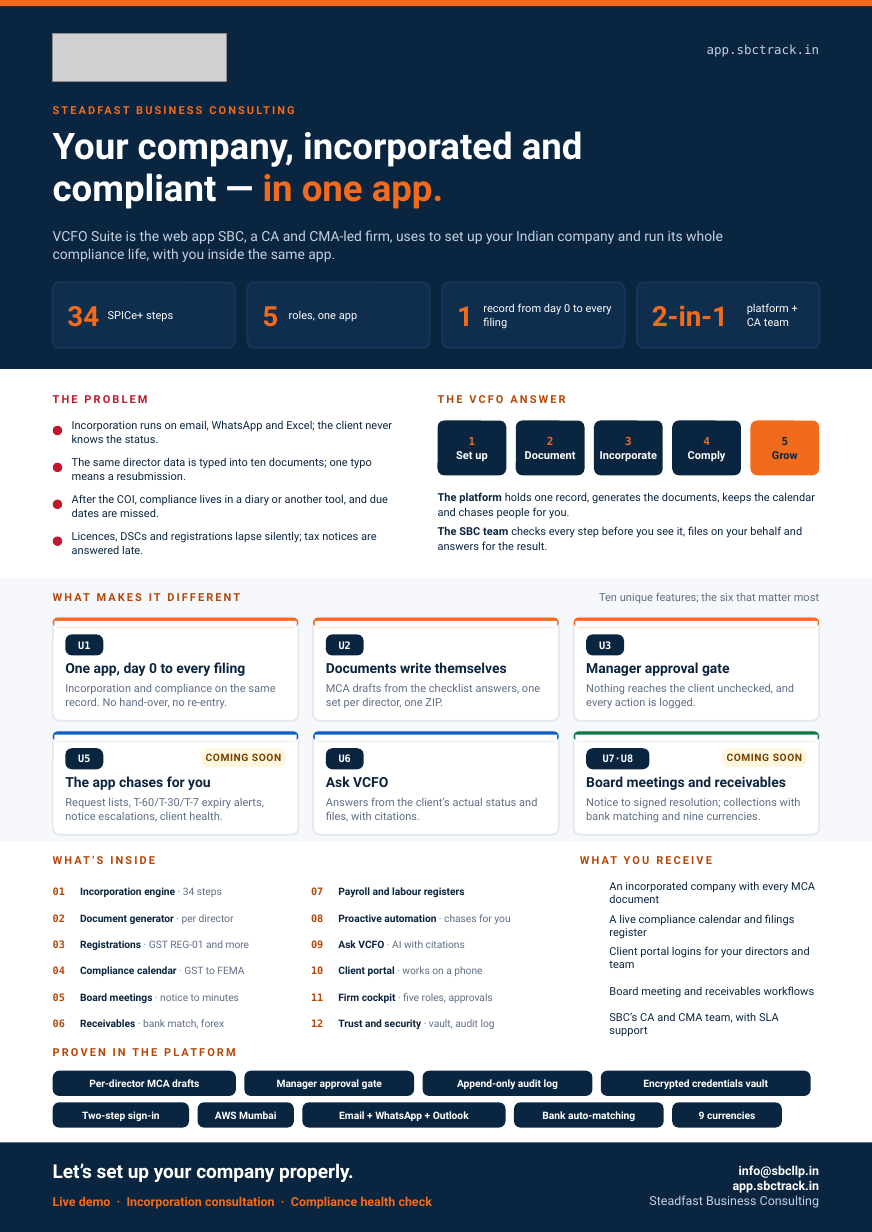
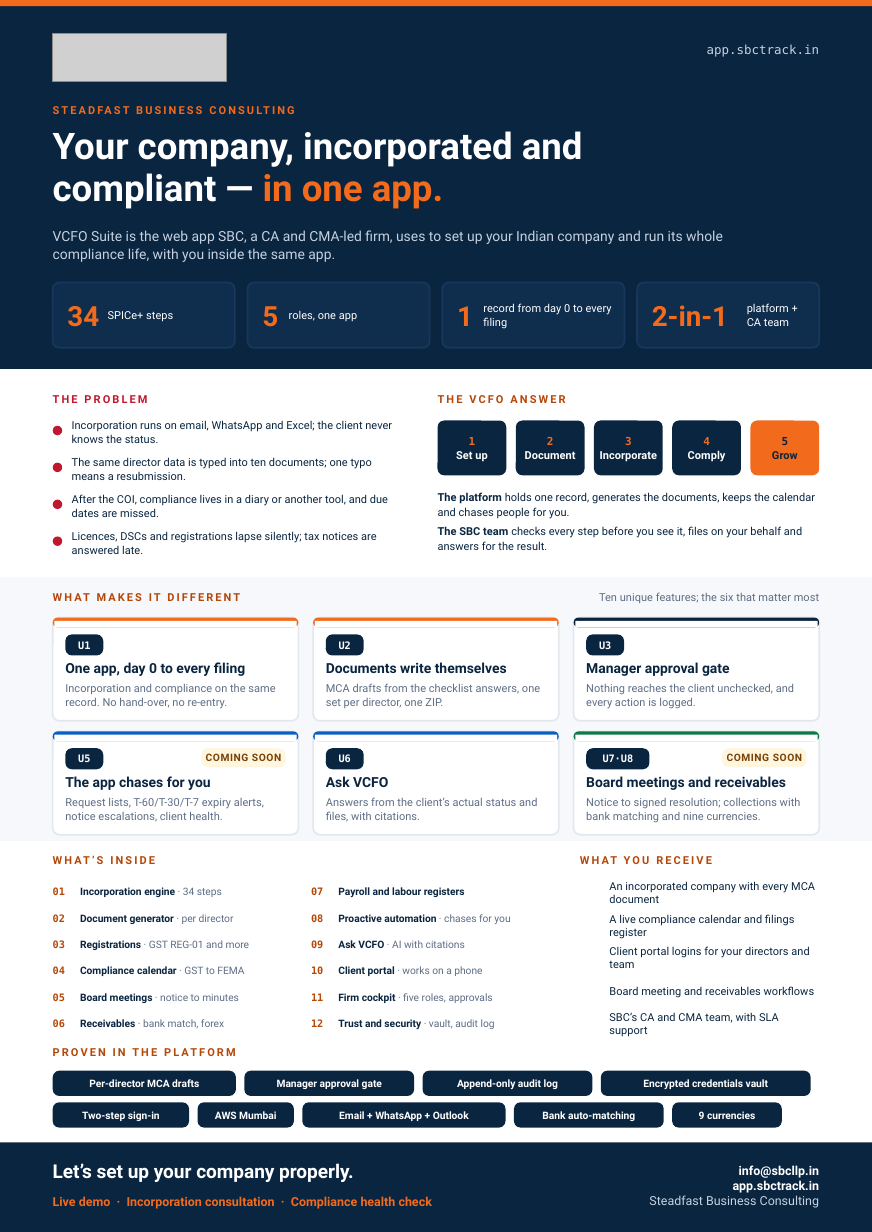
Before and after one commit to abdulfarhath7/vcfo_suite, a slide deck: slide 1 of docs/collateral/vcfo-suite/VCFO_Suite_One_Pager.pptx. Drawn at 872x1232 pixels with LibreOffice and Linux fonts; fonts in the diff are those of the drawing; grey boxes stand for pictures; background and template pictures are left out. Boxes give left, top, right and bottom in pixels: in the first picture for what was removed or moved away, otherwise in the second. Text is boxed around its words. In the diff, an @@ line names an element or a change of style, - is before the commit and + after.

```diff
--- a/docs/collateral/vcfo-suite/VCFO_Suite_One_Pager.pptx
+++ b/docs/collateral/vcfo-suite/VCFO_Suite_One_Pager.pptx
@@ rounded rectangle at (574,618,819,627): fill #F26B1D to #0A2540 @@
```
Also in this commit, not shown: 11 other files.
